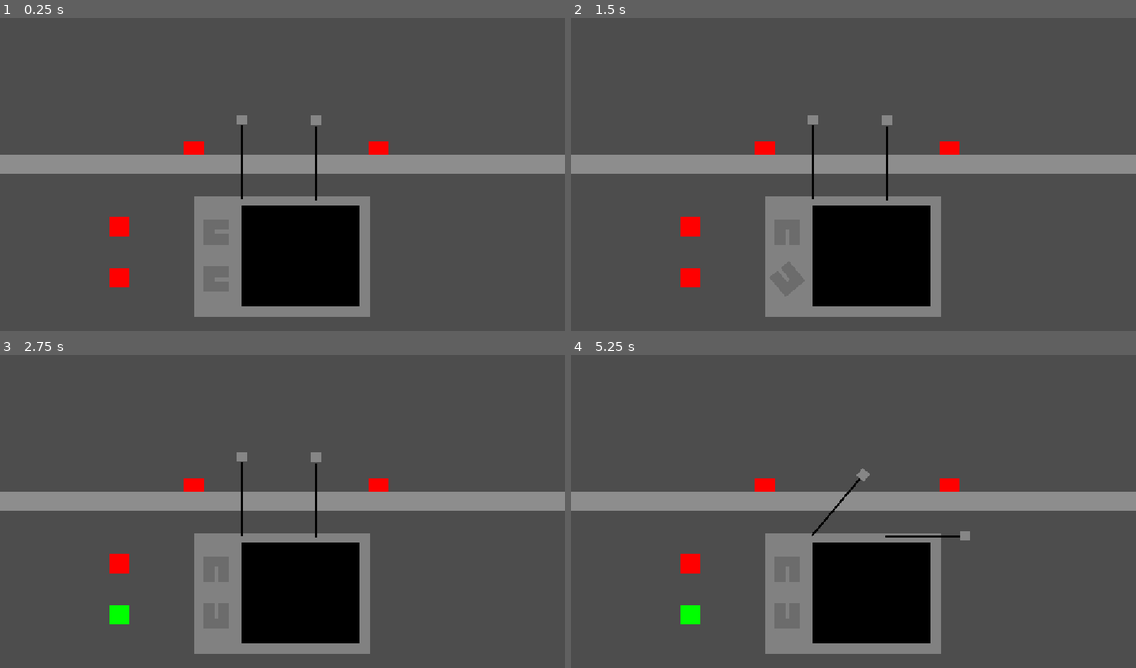
Above: before the commit, frames 1-4 (two rows, left to right).
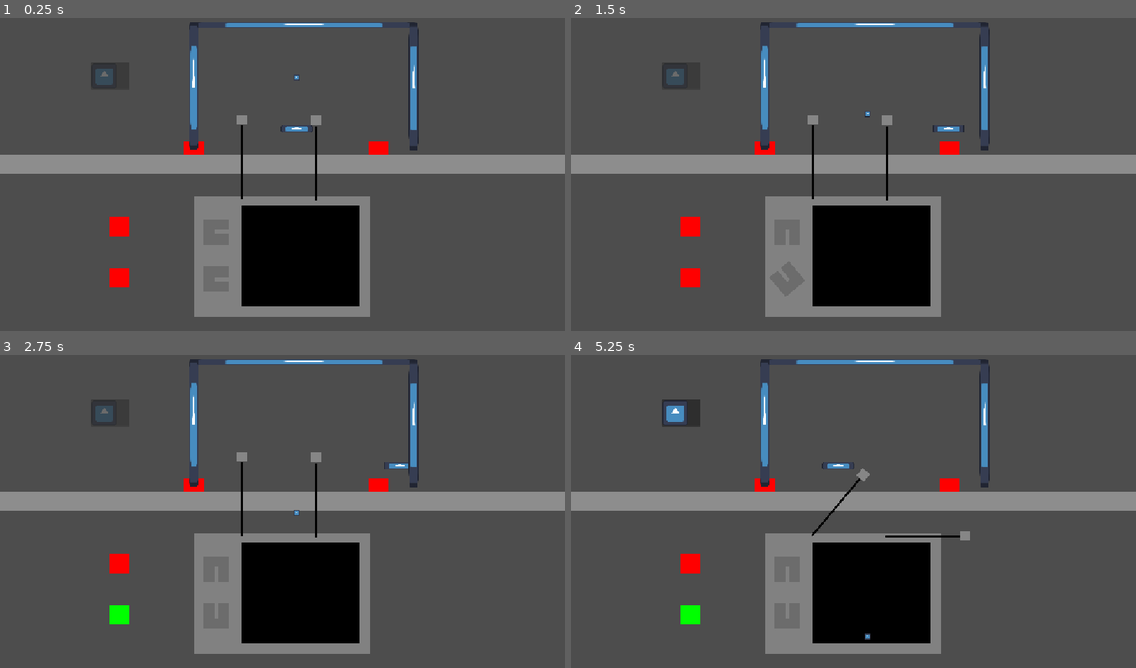
Above: after the commit, the same moments.

Repository: PlasmaOJ15/LD60TvRepair
Game: Godot game, scene res://scenes/tv_repair.tscn
Two runs of this game, one before a commit and one after it. Both use one fixed random seed, a clock stepped at 60 frames per second and the inputs below. This scene is started directly instead of the project's main scene. The engine's default icon, where the game draws it, is replaced by a stand-in: a white triangle on a blue panel in a dark square.
Inputs (mouse positions are in pixels of both pictures, inside the frame that each line leads up to):
- Up to frame 1 (0.25 s): no input
- Up to frame 2 (1.5 s): tap Enter at 0.5 s; move the mouse to (785, 230) at 0.52 s; hold Right (ui_right) 0.53-1.28 s; click (785, 230) at 0.6 s; move the mouse to (785, 277) at 1.27 s; hold Left (ui_left) from 1.28 s (still down); click (785, 277) at 1.35 s
- Up to frame 3 (2.75 s): move the mouse to (242, 455) at 2.02 s; release Left (ui_left) at 2.03 s; hold Right (ui_right) from 2.03 s (still down); click (242, 455) at 2.1 s
- Up to frame 4 (5.25 s): move the mouse to (887, 458) at 2.77 s; click (887, 458) at 2.85 s; move the mouse to (1023, 558) at 3.52 s; release Right (ui_right) at 3.53 s; hold Left (ui_left) from 3.53 s (still down); click (1023, 558) at 3.6 s; move the mouse to (684, 461) at 4.27 s; click (684, 461) at 4.35 s; move the mouse to (881, 508) at 5.02 s; click (881, 508) at 5.1 s

The runs differ from the first frame. In frame 1, 1.6% of the frame differs, in the area x 16-75%, y 1-43%; in frame 2, 1.6%; in frame 3, 1.6%; in frame 4, 1.8%, in the area x 16-75%, y 1-91%.

Commit message:
Added TV replacement

Diff:
--- a/scenes/Balloon.tscn
+++ b/scenes/Balloon.tscn
@@ -74,6 +74,3 @@
 [node name="CollisionShape2D4" type="CollisionShape2D" parent="StaticBody2D" unique_id=1937177772]
 position = Vector2(594, -66)
 shape = SubResource("RectangleShape2D_buomr")
-
-[node name="Camera2D" type="Camera2D" parent="." unique_id=2035586943]
-position = Vector2(36, -69)
--- a/scenes/antenna.tscn
+++ b/scenes/antenna.tscn
@@ -1,6 +1,7 @@
 [gd_scene format=3 uid="uid://dci3j7scbyxwu"]
 
 [ext_resource type="Script" uid="uid://loye2gyhjvf1" path="res://scripts/antenna.gd" id="1_cymb1"]
+[ext_resource type="AudioStream" uid="uid://ckakdws6xt41f" path="res://assets/Audio/dialTick.wav" id="2_lyb31"]
 
 [sub_resource type="RectangleShape2D" id="RectangleShape2D_cymb1"]
 
@@ -33,5 +34,8 @@
 
 [node name="aimProxy" type="Node2D" parent="." unique_id=1937303953]
 
+[node name="dialTick" type="AudioStreamPlayer2D" parent="." unique_id=997717863]
+stream = ExtResource("2_lyb31")
+
 [connection signal="mouse_entered" from="assets/Area2D" to="." method="_on_area_2d_mouse_entered"]
 [connection signal="mouse_exited" from="assets/Area2D" to="." method="_on_area_2d_mouse_exited"]
--- a/scenes/dial.tscn
+++ b/scenes/dial.tscn
@@ -1,6 +1,7 @@
 [gd_scene format=3 uid="uid://bk0g265hho5r4"]
 
 [ext_resource type="Script" uid="uid://bdisp3ctcbhbp" path="res://scripts/dial.gd" id="1_wi0ro"]
+[ext_resource type="AudioStream" uid="uid://ckakdws6xt41f" path="res://assets/Audio/dialTick.wav" id="2_8jcdt"]
 
 [sub_resource type="CircleShape2D" id="CircleShape2D_g4v7s"]
 radius = 37.0
@@ -34,5 +35,8 @@
 [node name="CollisionShape2D" type="CollisionShape2D" parent="Area2D" unique_id=1020952954]
 shape = SubResource("CircleShape2D_g4v7s")
 
+[node name="dialTick" type="AudioStreamPlayer2D" parent="." unique_id=1969473659]
+stream = ExtResource("2_8jcdt")
+
 [connection signal="mouse_entered" from="Area2D" to="." method="_on_area_2d_mouse_entered"]
 [connection signal="mouse_exited" from="Area2D" to="." method="_on_area_2d_mouse_exited"]
--- a/scenes/tv_repair.tscn
+++ b/scenes/tv_repair.tscn
@@ -2,6 +2,10 @@
 
 [ext_resource type="Script" uid="uid://dityr10xd7nh7" path="res://scripts/logic.gd" id="1_l8d2w"]
 [ext_resource type="PackedScene" uid="uid://bj1elcs2dijcd" path="res://scenes/tv.tscn" id="2_onf2w"]
+[ext_resource type="Script" uid="uid://5jteh6ua2mq8" path="res://scripts/shelf.gd" id="2_p04im"]
+[ext_resource type="AudioStream" uid="uid://ds8pwqd4n1vr5" path="res://assets/Audio/dialTickCorrect.wav" id="4_cr3sw"]
+[ext_resource type="PackedScene" uid="uid://b85km7tmsqm5h" path="res://scenes/button_game.tscn" id="5_6vb1h"]
+[ext_resource type="PackedScene" uid="uid://bb5od6v2hn7ju" path="res://scenes/Balloon.tscn" id="6_liy50"]
 
 [node name="TVRepair" type="Node2D" unique_id=754929928]
 
@@ -40,6 +44,7 @@
 color = Color(1, 0, 0, 1)
 
 [node name="Shelf" type="Node2D" parent="." unique_id=2002730654]
+script = ExtResource("2_p04im")
 
 [node name="assets" type="Node2D" parent="Shelf" unique_id=1839037105]
 
@@ -54,3 +59,14 @@
 
 [node name="TV" parent="Repair" unique_id=1870081773 instance=ExtResource("2_onf2w")]
 position = Vector2(580, 499)
+
+[node name="correctTic" type="AudioStreamPlayer2D" parent="." unique_id=2010563394]
+position = Vector2(580, 504)
+stream = ExtResource("4_cr3sw")
+
+[node name="ButtonGame" parent="." unique_id=306496527 instance=ExtResource("5_6vb1h")]
+scale = Vector2(0.4, 0.4)
+
+[node name="Node2D" parent="." unique_id=1874709638 instance=ExtResource("6_liy50")]
+position = Vector2(605, 174.99998)
+scale = Vector2(0.405, 0.405)
--- a/scripts/antenna.gd
+++ b/scripts/antenna.gd
@@ -5,6 +5,8 @@
 @onready var assets: Node2D = $assets
 
 @onready var aim_proxy: Node2D = $aimProxy
+
+@onready var dial_tick: AudioStreamPlayer2D = $dialTick
 
 # are you hovering over the antenna
 var canClick := false
@@ -23,7 +25,8 @@
 		# Look at the mouse and do some wacky math, returning a value of
 		# 0 - 18
 		aim_proxy.look_at(get_global_mouse_position())
-		if (int(aim_proxy.rotation_degrees) % 360)/snapDivider != currPos:
+		if (int(aim_proxy.rotation_degrees) % 360 + 180)/snapDivider != currPos:
+			dial_tick.play()
 			if ((int(aim_proxy.rotation_degrees) % 360) < -180):
 				aim_proxy.rotation_degrees = -180
 			elif ((int(aim_proxy.rotation_degrees) % 360) > 0):
--- a/scripts/dial.gd
+++ b/scripts/dial.gd
@@ -5,6 +5,8 @@
 @onready var assets: Node2D = $assets
 
 @onready var aim_proxy: Node2D = $aimProxy
+
+@onready var dial_tick: AudioStreamPlayer2D = $dialTick
 
 # are you hovering over the dial
 var canClick := false
@@ -21,6 +23,7 @@
 		# 0 - 36
 		aim_proxy.look_at(get_global_mouse_position())
 		if (int(aim_proxy.rotation_degrees) % 360)/snapDivider != currPos:
+			dial_tick.play()
 			currPos = (int(aim_proxy.rotation_degrees) % 360)/snapDivider
 			if (currPos < 0):
 				currPos += 360
--- a/scripts/logic.gd
+++ b/scripts/logic.gd
@@ -11,40 +11,78 @@
 @onready var dial_d: ColorRect = $debug/dialD
 @onready var dial_u: ColorRect = $debug/dialU
 
+@onready var dial_tick: AudioStreamPlayer2D = $"../dialTick"
+@onready var correct_tic: AudioStreamPlayer2D = $"../correctTic"
+
+var tvScene = preload("res://scenes/tv.tscn")
+
 var rng = RandomNumberGenerator.new()
+
+var active := true
 
 var antL := 0
 var antR := 0
 var dialU := 0
 var dialD := 0
 
+var aLT := false
+var aRT := false
+var dUT := false
+var dDT := false
+
 # Called when the node enters the scene tree for the first time.
 func _ready() -> void:
 	rng.randomize()
+	randomizeVals()
+
+func randomizeVals():
 	antL = rng.randi_range(0,18)
 	antR = rng.randi_range(0,18)
 	dialU = rng.randi_range(0,36)
 	dialD = rng.randi_range(0,36)
 
-
 # Called every frame. 'delta' is the elapsed time since the previous frame.
 func _process(delta: float) -> void:
-	if tv.getValue(0) == antL:
-		antenna_l.color = Color(0.0, 1.0, 0.0, 1.0)
+	if active:
+		if tv.getValue(0) == antL:
+			antenna_l.color = Color(0.0, 1.0, 0.0, 1.0)
+			aLT = true
+		else:
+			antenna_l.color = Color(1.0, 0.0, 0.0, 1.0)
+			aLT = false
+
+		if tv.getValue(1) == antR:
+			antenna_r.color = Color(0.0, 1.0, 0.0, 1.0)
+			aRT = true
+		else:
+			antenna_r.color = Color(1.0, 0.0, 0.0, 1.0)
+			aRT = false
+
+		if tv.getValue(2) == dialU:
+			dial_u.color = Color(0.0, 1.0, 0.0, 1.0)
+			dUT = true
+		else:
+			dial_u.color = Color(1.0, 0.0, 0.0, 1.0)
+			dUT = false
+
+		if tv.getValue(3) == dialD:
+			dial_d.color = Color(0.0, 1.0, 0.0, 1.0)
+			dDT = true
+		else:
+			dial_d.color = Color(1.0, 0.0, 0.0, 1.0)
+			dDT = false
+
+		if aLT and aRT and dUT and dDT:
+			active = false
 	else:
-		antenna_l.color = Color(1.0, 0.0, 0.0, 1.0)
-
-	if tv.getValue(1) == antR:
-		antenna_r.color = Color(0.0, 1.0, 0.0, 1.0)
-	else:
-		antenna_r.color = Color(1.0, 0.0, 0.0, 1.0)
-
-	if tv.getValue(2) == dialU:
-		dial_u.color = Color(0.0, 1.0, 0.0, 1.0)
-	else:
-		dial_u.color = Color(1.0, 0.0, 0.0, 1.0)
-
-	if tv.getValue(3) == dialD:
-		dial_d.color = Color(0.0, 1.0, 0.0, 1.0)
-	else:
-		dial_d.color = Color(1.0, 0.0, 0.0, 1.0)
+		if tv.position.x <= -1000:
+			shelf.addTV()
+			tv.queue_free()
+			var newTV = tvScene.instantiate()
+			tv = newTV
+			repair.add_child(newTV)
+			repair.position = Vector2(580,499)
+			randomizeVals()
+			active = true
+		else:
+			tv.position.x = move_toward(tv.position.x, -1000, 50)
--- /dev/null
+++ b/scripts/shelf.gd
@@ -0,0 +1,14 @@
+extends Node2D
+
+
+# Called when the node enters the scene tree for the first time.
+func _ready() -> void:
+	pass # Replace with function body.
+
+
+# Called every frame. 'delta' is the elapsed time since the previous frame.
+func _process(delta: float) -> void:
+	pass
+
+func addTV():
+	print("added TV")
Not shown, added: assets/Audio/dialTick.wav.import
Not shown, added: assets/Audio/dialTickCorrect.wav.import
Not shown, added: scripts/shelf.gd.uid
Not shown, added: assets/Audio/dialTick.wav
Not shown, added: assets/Audio/dialTickCorrect.wav
